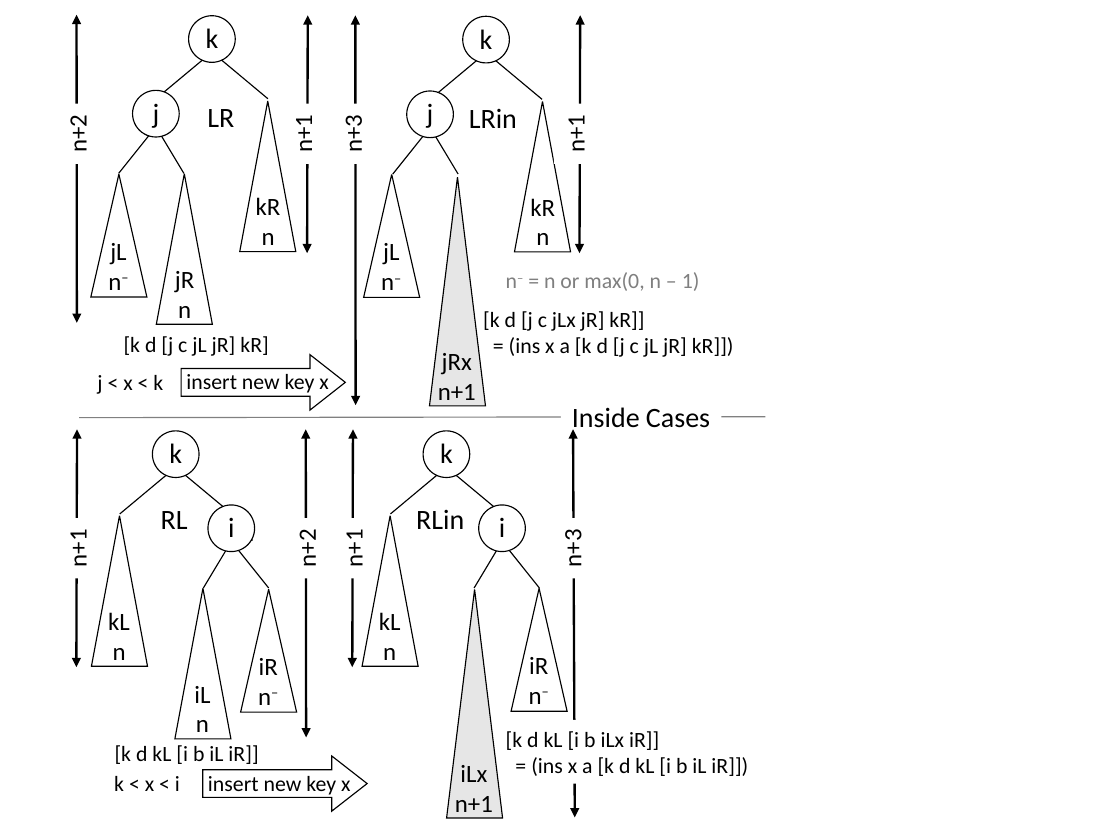
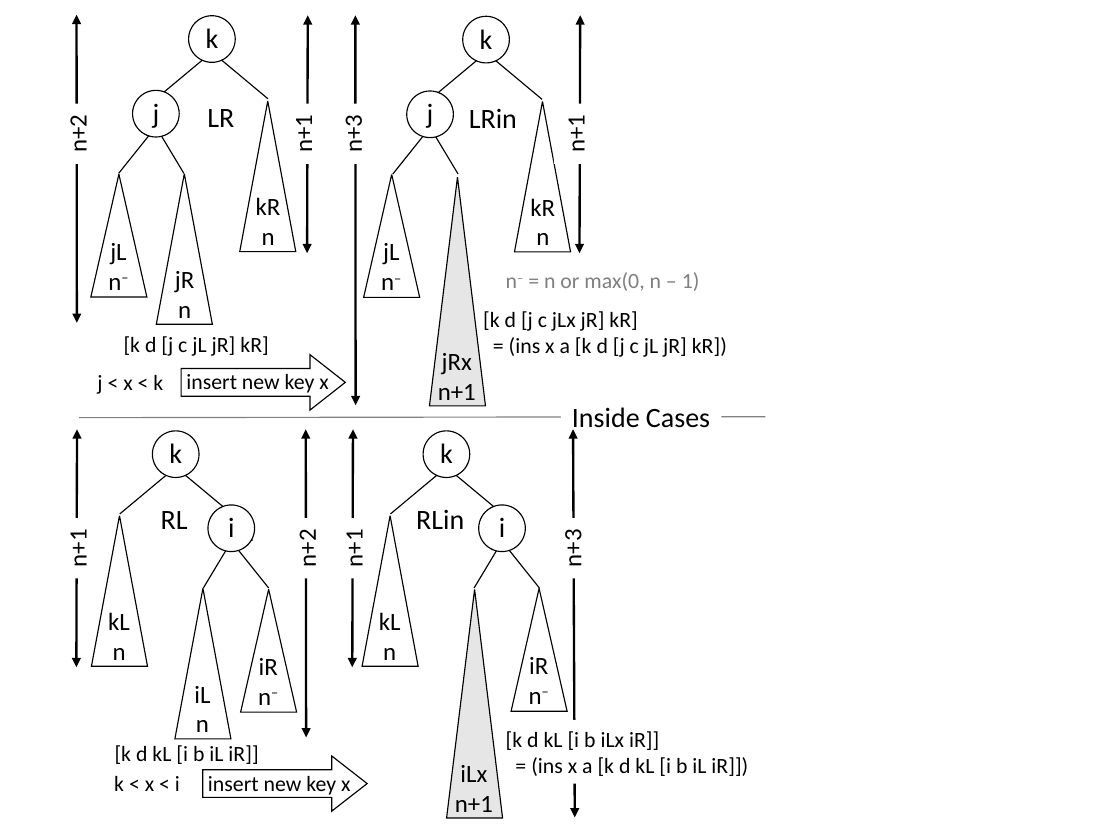
Before and after one commit to rexpage/LogicBook, a slide deck: slide 1 of Sources/inside-cases.ppt. Drawn at 1120x840 pixels with LibreOffice and Linux fonts; fonts in the diff are those of the drawing. Boxes give left, top, right and bottom in pixels: in the first picture for what was removed or moved away, otherwise in the second. Text is boxed around its words. In the diff, an @@ line names an element or a change of style, - is before the commit and + after.

```diff
--- a/Sources/inside-cases.ppt
+++ b/Sources/inside-cases.ppt
@@ text at (483, 311, 727, 357): text changed @@
-[k d [j c jLx jR] kR]]
-= (ins x a [k d [j c jL jR] kR]])
+[k d [j c jLx jR] kR]
+= (ins x a [k d [j c jL jR] kR])
```
Also in this commit, not shown: 6 other files.
